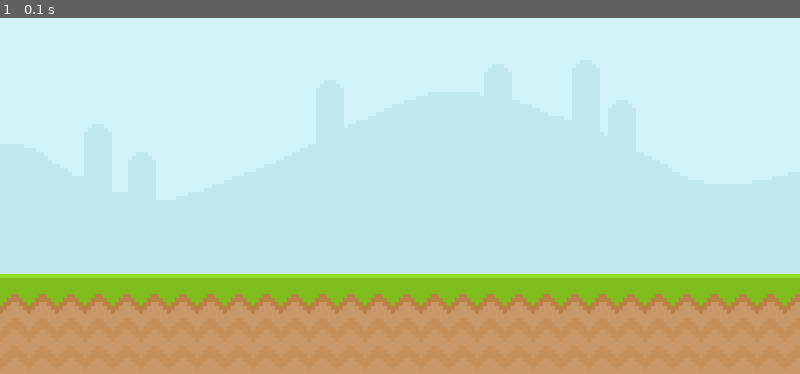
Above: before the commit, frame 1.
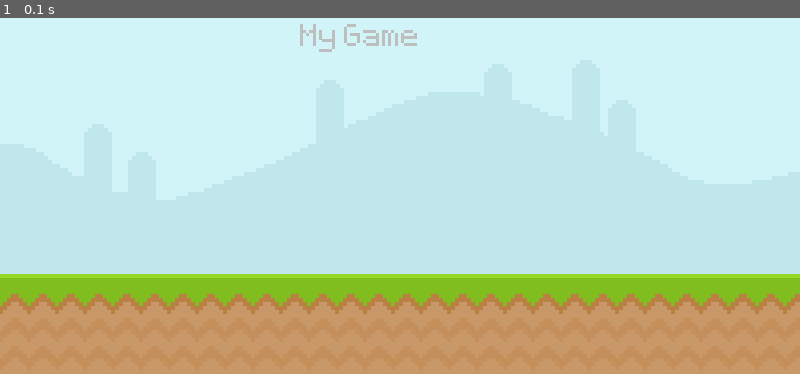
Above: after the commit, the same moment.

Repository: alisa-alistratova/learning_pygame
Game: pygame game, started from starting_pygame.py
The game is run twice, just before and just after one commit, with the same random seed, the same clock (stepped at 60 frames per second) and the same inputs.
Inputs:
- Up to frame 1 (0.1 s): no input

The runs differ from the first frame. In frame 1, 0.3% of the frame differs, in the area x 37-53%, y 1-10%.

Commit message:
text surface

Diff:
--- /dev/null
+++ b/pyproject.toml
@@ -0,0 +1,15 @@
+[tool.poetry]
+name = "repl_nix_learningpygame-2"
+version = "0.1.0"
+description = ""
+authors = ["Replit user <<>>"]
+
+[tool.poetry.dependencies]
+python = "^3.10"
+pygame = "^2.4.0"
+
+[tool.poetry.dev-dependencies]
+
+[build-system]
+requires = ["poetry-core>=1.0.0"]
+build-backend = "poetry.core.masonry.api"
--- a/starting_pygame.py
+++ b/starting_pygame.py
@@ -5,6 +5,7 @@
 screen = pygame.display.set_mode((800,400)) #width = 800, height = 400
 pygame.display.set_caption('Whatever')
 clock = pygame.time.Clock() #controls time & framerate
+test_font = pygame.font.Font('font/Pixeltype.ttf', 50) #type,size
 '''
 #PLAIN COLOR SURFACE
 test_surface = pygame.Surface((200,100))
@@ -15,6 +16,7 @@
 #IMAGE SURFACE
 sky_surface = pygame.image.load('graphics/Sky.png')
 ground_surface = pygame.image.load('graphics/ground.png')
+text_surface = test_font.render('My Game', False, 'Gray') #text, AA (rounds corners), color.
 
 while True:
     #event loop
@@ -29,6 +31,7 @@
     #screen.blit(test_surface2,(0,0))
     screen.blit(sky_surface,(0,0))
     screen.blit(ground_surface,(0,300))
+    screen.blit(text_surface, (300,50)) #x,y
     pygame.display.update()
     clock.tick(60)
 
@@ -37,3 +40,8 @@
 #(Regular) surface - things to put on the display surface (can have as many as necessary)
 
 #Plain Color Surface
+
+
+#Text Surface
+#1. creating font
+#2. write text on surface
Not shown, added: .replit
Not shown, added: poetry.lock
Not shown, added: replit.nix
